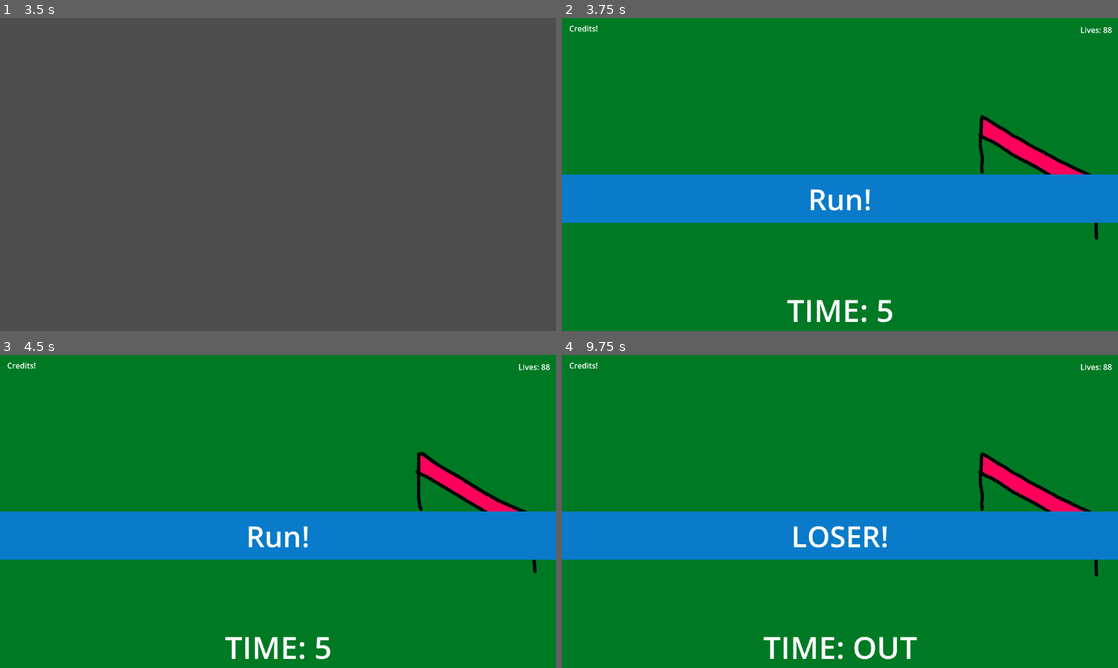
Above: before the commit, frames 1-4 (two rows, left to right).
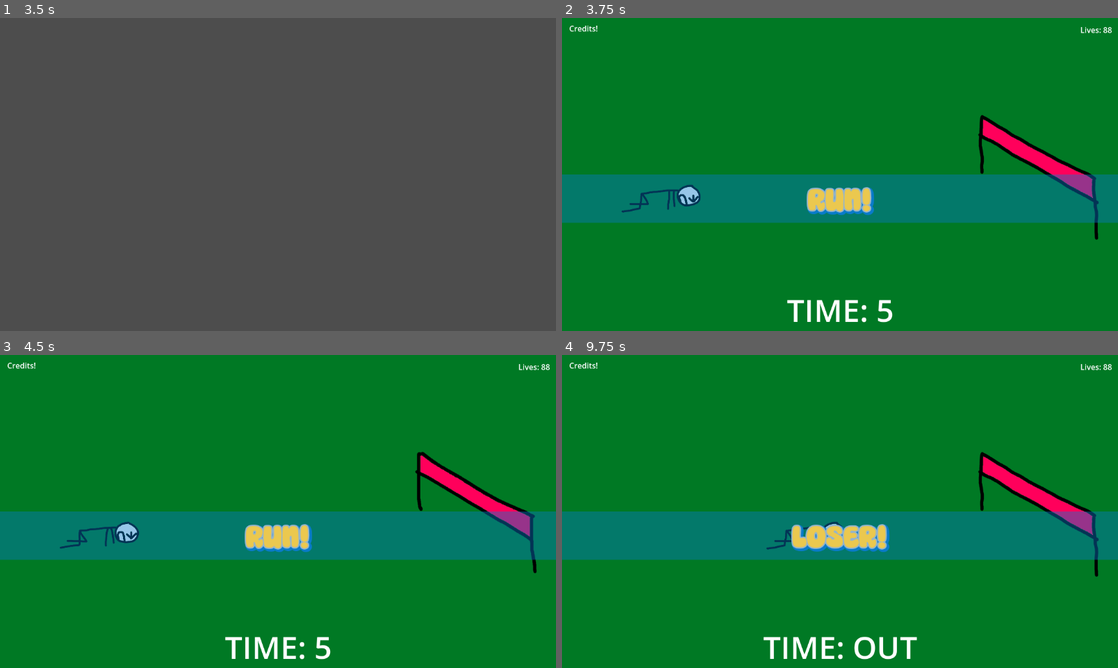
Above: after the commit, the same moments.

Repository: BryanTai/ggj2025-minigames
Game: Godot game, scene res://game_manager/mini_game_manager.tscn
Same seed, same stepped clock (60 frames per second), same inputs: the game is played once before the commit and once after it.
Inputs (mouse positions are in pixels of both pictures, inside the frame that each line leads up to):
- Up to frame 1 (3.5 s): tap Enter at 0.5 s; move the mouse to (400, 158) at 0.52 s; hold Right (move_right) 0.53-1.28 s; tap Space (fire) every 0.75 s from 0.6 to 2.85 s; click (400, 158) at 0.67 s; move the mouse to (166, 190) at 1.27 s; hold Down (move_down) 1.28-2.03 s; move the mouse to (333, 105) at 2.02 s; hold Right (move_right) 2.03-2.78 s; move the mouse to (250, 237) at 2.77 s; hold Up (move_up) from 2.78 s (still down); click (250, 237) at 2.92 s
- Up to frame 2 (3.75 s): tap Space (fire) at 3.5, 3.6 s; move the mouse to (1006, 221) at 3.52 s; release Up (move_up) at 3.53 s; hold Left (move_left) from 3.53 s (still down)
- Up to frame 3 (4.5 s): keep holding Left (move_left); move the mouse to (111, 464) at 4.27 s; tap Space (fire) at 4.35 s
- Up to frame 4 (9.75 s): move the mouse to (867, 511) at 5.02 s; release Left (move_left) at 5.03 s; hold Down (move_down) 5.03-5.78 s; tap Space (fire) every 0.75 s from 5.1 to 9.6 s; click (867, 511) at 5.17 s; move the mouse to (756, 433) at 5.77 s; hold Right (move_right) 5.78-6.53 s; move the mouse to (962, 495) at 6.52 s; hold Up (move_up) 6.53-7.28 s; move the mouse to (728, 527) at 7.27 s; hold Right (move_right) 7.28-8.03 s; click (728, 527) at 7.42 s; move the mouse to (895, 442) at 8.02 s; hold Down (move_down) 8.03-8.78 s; move the mouse to (812, 574) at 8.77 s; hold Left (move_left) 8.78-9.53 s; move the mouse to (1006, 558) at 9.52 s; hold Up (move_up) from 9.53 s (still down); click (1006, 558) at 9.67 s

Frame 1 is identical in both runs. In frame 2, 15% of the frame differs, in the area x 0-100%, y 50-66%; in frame 3, 15%; in frame 4, 15%.

Commit message:
font changes?
Changed color and font and just layout stuff because it was hiding things and that's bad

Diff:
--- a/game_manager/mini_game_manager.tscn
+++ b/game_manager/mini_game_manager.tscn
@@ -1,9 +1,10 @@
-[gd_scene load_steps=9 format=3 uid="uid://dkfi11o6yoyvt"]
+[gd_scene load_steps=10 format=3 uid="uid://dkfi11o6yoyvt"]
 
 [ext_resource type="Script" path="res://assets/game_manager/scripts/mini_game_manager.gd" id="1_r0ho1"]
 [ext_resource type="Animation" uid="uid://dlylawv2xg63i" path="res://assets/game_manager/animations/intro_manager.res" id="2_s3k0j"]
 [ext_resource type="Animation" uid="uid://c60mvn7pt2t66" path="res://assets/game_manager/animations/transition_mini_game.res" id="3_maxh3"]
 [ext_resource type="Texture2D" uid="uid://bddw251wrh3mw" path="res://assets/game_manager/blank.png" id="4_ayn3l"]
+[ext_resource type="FontFile" uid="uid://blbfoi2bjrbw1" path="res://assets/fonts/SuperFrog-Yqy1q.ttf" id="5_jmnhc"]
 
 [sub_resource type="Animation" id="Animation_1icvy"]
 length = 0.001
@@ -144,7 +145,7 @@
 grow_vertical = 2
 
 [node name="Background" type="TextureRect" parent="MiniGameOverlay/InstructionBanner"]
-modulate = Color(0.0352941, 0.482353, 0.792157, 1)
+modulate = Color(0.0316, 0.474, 0.79, 0.423529)
 layout_mode = 1
 anchors_preset = 15
 anchor_right = 1.0
@@ -164,6 +165,14 @@
 offset_bottom = 41.5
 grow_horizontal = 2
 grow_vertical = 2
+theme_override_colors/font_color = Color(0.921569, 0.784314, 0.309804, 1)
+theme_override_colors/font_shadow_color = Color(0.0352941, 0.482353, 0.792157, 1)
+theme_override_colors/font_outline_color = Color(0.588235, 0.709804, 0.792157, 1)
+theme_override_constants/shadow_offset_x = 3
+theme_override_constants/shadow_offset_y = 3
+theme_override_constants/outline_size = 11
+theme_override_constants/shadow_outline_size = 20
+theme_override_fonts/font = ExtResource("5_jmnhc")
 theme_override_font_sizes/font_size = 60
 text = "Win the game!"
 horizontal_alignment = 1
Binary file added: assets/fonts/SuperFrog-Yqy1q.ttf
Not shown, added: assets/fonts/SuperFrog-Yqy1q.ttf.import
